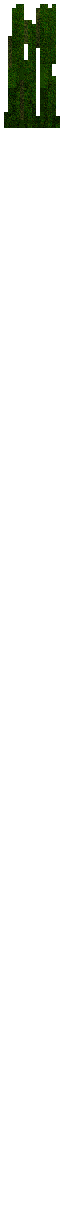
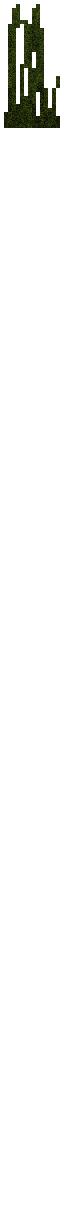
Layers edited between the first and the second w=64, h=1216 image:
renamed "13-16 #1" to "13-16 (confirmed)", hid the group it (4 layers) over [8, 4, 56, 64]
showed group "17-19" (3 layers) over [8, 4, 44, 64]
renamed "13-16 #3" to "13-16 (confirmed) #1", hid the group it (4 layers) over [4, 64, 60, 128]
painted on "15 #2" over [4, 64, 60, 128]
showed group "17-19 #2" (3 layers) over [4, 64, 60, 128]
